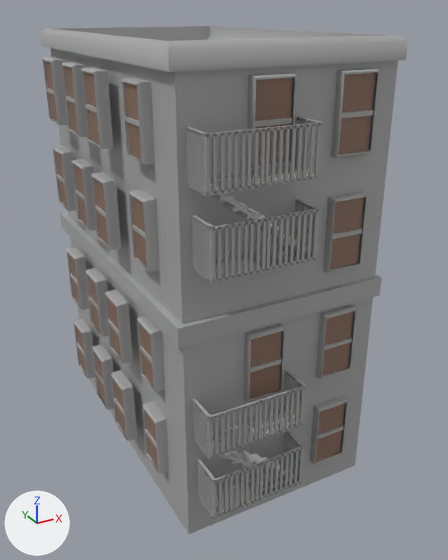
A saved change to the FBX model SeniorProject2025/Assets/BetaBuildings/Apartments2.fbx.
Rendered twice from a camera (50 mm lens) standing at (-0.359, -0.714, 0.607) and looking at (0.018, -0.028, 0.265). Lighting does not change. The marker at lower left points along +X, +Y and +Z. Where no turn or scale is listed for an object, it has been applied to the vertices.

The older version as bpy lines, for what is in view:
```python
ob_pcube237 = bpy.data.objects.new('pCube237', me_mesh_028)
ob_pcube237.location = (0.006, 0.013, 0.026)
ob_polysurface390 = bpy.data.objects.new('polySurface390', me_mesh_017)
ob_polysurface390.location = (-0.137, 0.049, 0.118)
ob_polysurface396 = bpy.data.objects.new('polySurface396', me_mesh_005)
ob_polysurface396.location = (-0.137, 0.044, 0.239)
ob_polysurface397 = bpy.data.objects.new('polySurface397', me_mesh_012)
ob_polysurface397.location = (-0.137, 0.061, 0.505)
ob_polysurface398 = bpy.data.objects.new('polySurface398', me_mesh_018)
ob_polysurface398.location = (-0.137, 0.059, 0.387)
ob_polysurface402 = bpy.data.objects.new('polySurface402', me_mesh_019)
ob_polysurface402.location = (0.077, -0.196, 0.106)
# also in view: 'polySurface104' at (-0.048, -0.216, 0.414); 'pCube265' at (-0.051, -0.215, 0.188); 'polySurface416' at (-0.126, -0.121, 0.389); 'polySurface347' at (-0.048, -0.216, 0.12); 'polySurface401' at (0.077, -0.196, 0.507)
```
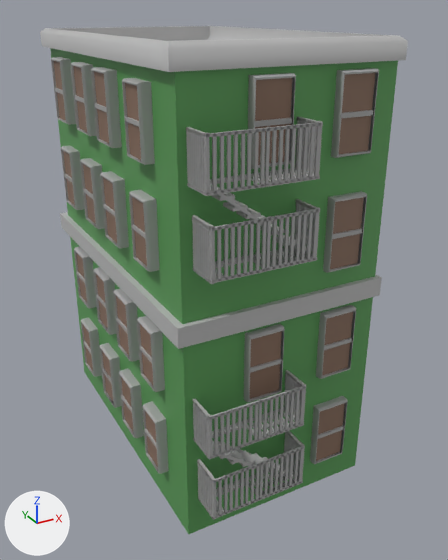
What differs and where, as boxes (x1, y1, x2, y2) in the pictures (448 x 560 px):
'pCube237', recoloured (grey to green): (50, 48, 398, 534) in both
'polySurface397', moved: before (43, 57, 113, 149); after (51, 57, 122, 148)
'polySurface398', moved: before (53, 146, 121, 250); after (61, 145, 129, 248)
'polySurface396', moved: before (67, 247, 133, 364); after (74, 247, 140, 362)
'polySurface390', moved: before (74, 319, 137, 441); after (81, 317, 144, 438)

Edits to the bpy script that builds the scene:
```text
Add mat_lambert2:
    mat_lambert2 = principled_material('lambert2')
    mat_lambert2.base_color = (0.104, 0.334, 0.0983)  # green #5b9c58
Change me_mesh_028:
    where me_mesh_028.from_pydata(...)  # 8 vertices, 5 faces; spans x -0.129..0.129, y -0.209..0.209, z -0.003..0.534
    remove me_mesh_028.materials.append(mat_standardsurface1)  # grey #aaaaaa
    add me_mesh_028.materials.append(mat_lambert2)  # green #5b9c58
Change ob_polysurface398:
    ob_polysurface398.location: (-0.137, 0.059, 0.387) -> (-0.126, 0.059, 0.387)
Change ob_polysurface396:
    ob_polysurface396.location: (-0.137, 0.044, 0.239) -> (-0.126, 0.044, 0.239)
Change ob_polysurface390:
    ob_polysurface390.location: (-0.137, 0.049, 0.118) -> (-0.126, 0.049, 0.118)
Change ob_polysurface397:
    ob_polysurface397.location: (-0.137, 0.061, 0.505) -> (-0.126, 0.061, 0.505)
```
